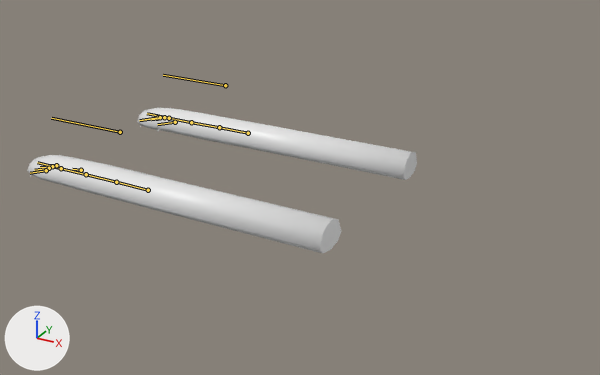
The Blender file Assets/Raw/paws.blend, before and after one commit.
Both versions are drawn from a 50 mm camera at (0.634, -0.758, 0.371) aimed at (0.215, 0.005, -0.011). Every picture has the same lights, and +X, +Y and +Z are marked at lower left. The bones that bend it are drawn over the model as lines.

Objects in the first picture: 'Claw2.R'.
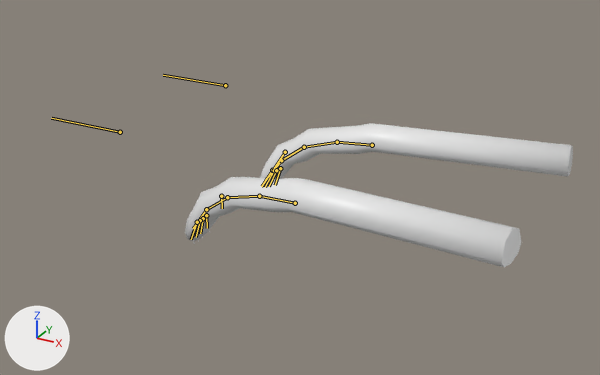
The newer file adds an action. The first version stands in its rest pose; the second is drawn at frame 0 of the action 'Run'.

Where the change shows, as pixel boxes [x1, y1, x2, y2] in the pictures (600 x 375 px):
'Claw2.R', posed
    before: [27, 108, 417, 253]
    after: [185, 123, 573, 267]
bone 'Root.L', root to tip
    before: (148, 190) to (116, 182)
    after: (295, 203) to (259, 196)
bone 'WristBase.L', root to tip
    before: (116, 182) to (86, 174)
    after: (259, 196) to (227, 197)
bone 'Wrist.L', root to tip
    before: (86, 174) to (61, 168)
    after: (227, 197) to (206, 209)
bone 'Paw.L', root to tip
    before: (61, 168) to (37, 162)
    after: (206, 209) to (193, 228)
bone 'Root.R', root to tip
    before: (248, 133) to (219, 127)
    after: (372, 145) to (337, 142)
bone 'WristBase.R', root to tip
    before: (219, 127) to (191, 122)
    after: (337, 142) to (304, 147)
bone 'Wrist.R', root to tip
    before: (191, 122) to (169, 118)
    after: (304, 147) to (281, 160)
bone 'Paw.R', root to tip
    before: (169, 118) to (147, 113)
    after: (281, 160) to (265, 180)

The edits, one by one:
Bone 'Root.L' (bone_root_l) moves from (0.0, 0.0, 0.0) to (0.02, -0.18, -0.01).
Bone 'Root.L' (bone_root_l) turns from (0, 0, 0) to (-5, 0, 4) degrees about its own x, y and z.
Bone 'WristBase.L' (bone_wristbase_l) turns from (0, 0, 0) to (0, -1, 12) degrees about its own x, y and z.
Bone 'Wrist.L' (bone_wrist_l) turns from (0, 0, 0) to (0, -2, 19) degrees about its own x, y and z.
Bone 'Paw.L' (bone_paw_l) turns from (0, 0, 0) to (0, -2, 18) degrees about its own x, y and z.
Bone 'Root.R' (bone_root_r) moves from (0.0, 0.0, 0.0) to (0.02, -0.18, 0.01).
Bone 'Root.R' (bone_root_r) turns from (0, 0, 0) to (5, 0, 4) degrees about its own x, y and z.
Bone 'WristBase.R' (bone_wristbase_r) turns from (0, 0, 0) to (0, 1, 12) degrees about its own x, y and z.
Bone 'Wrist.R' (bone_wrist_r) turns from (0, 0, 0) to (0, 2, 19) degrees about its own x, y and z.
Bone 'Paw.R' (bone_paw_r) turns from (0, 0, 0) to (0, 2, 18) degrees about its own x, y and z.
